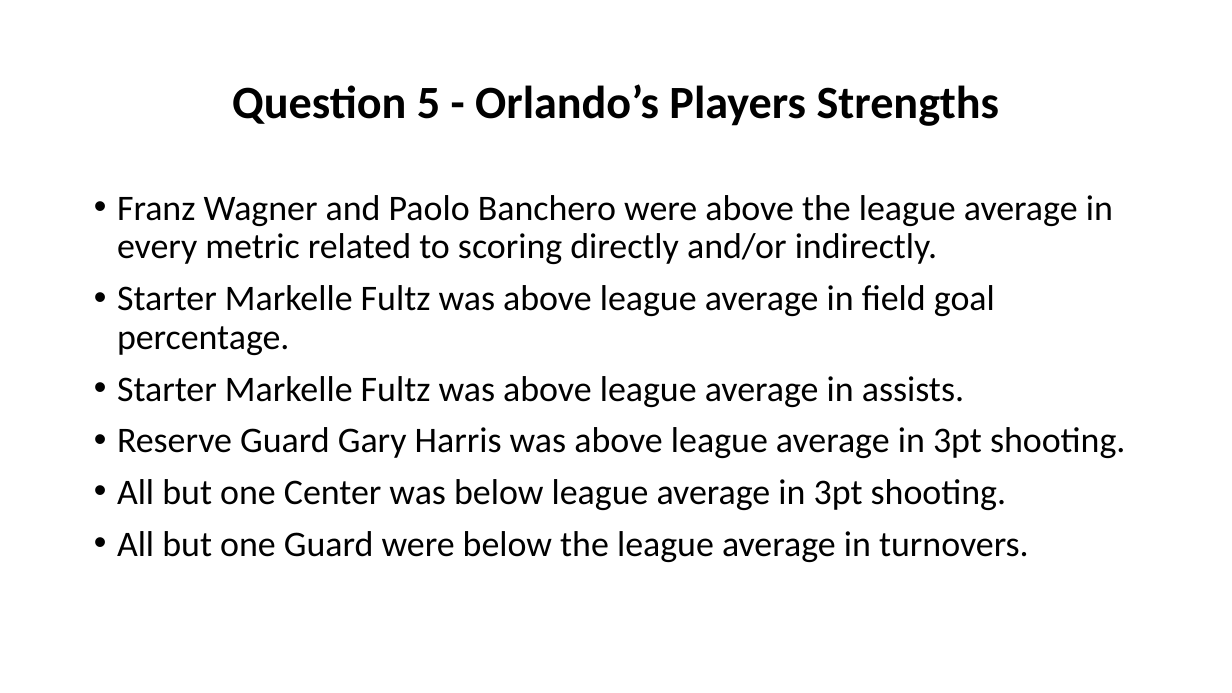
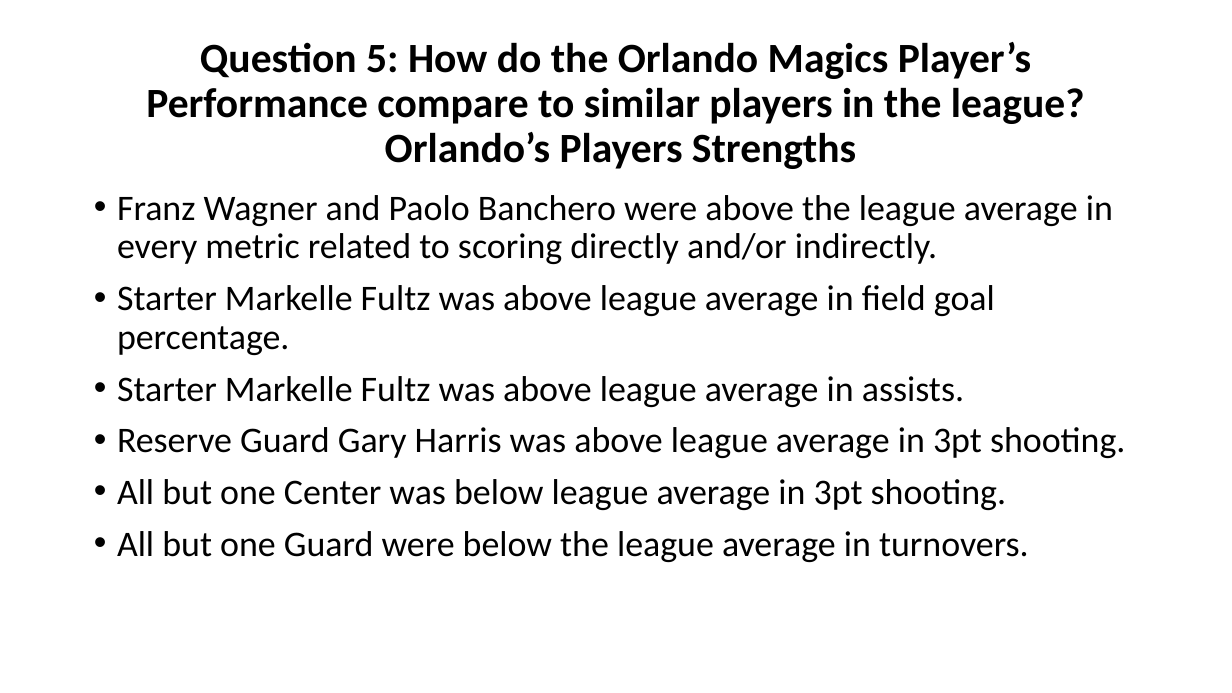
Before and after one commit to CandaceDoesData/Group_Project_1, a slide deck: slide 41 of NBA.pptx. Drawn at 1232x693 pixels with LibreOffice and Linux fonts; fonts in the diff are those of the drawing. Boxes give left, top, right and bottom in pixels: in the first picture for what was removed or moved away, otherwise in the second. Text is boxed around its words. In the diff, an @@ line names an element or a change of style, - is before the commit and + after.

```diff
--- a/NBA.pptx
+++ b/NBA.pptx
@@ title at (146,42,1085,169): text changed; size 36 to 32.4 pt @@
-Question 5 - Orlando’s Players Strengths
+Question 5: How do the Orlando Magics Player’s Performance compare to similar players in the league?
+Orlando’s Players Strengths
```
Also in this commit, not shown: 1 other file.
